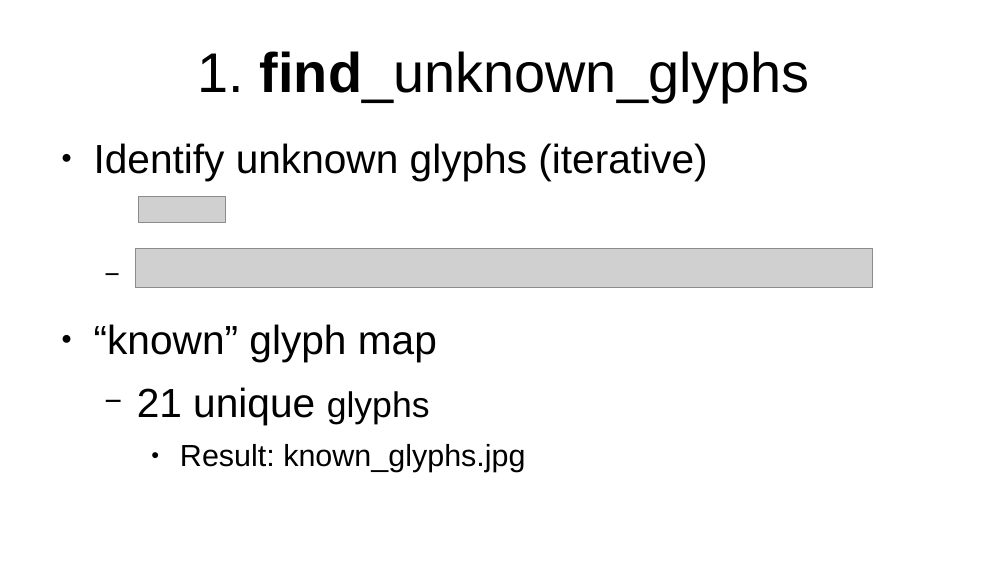
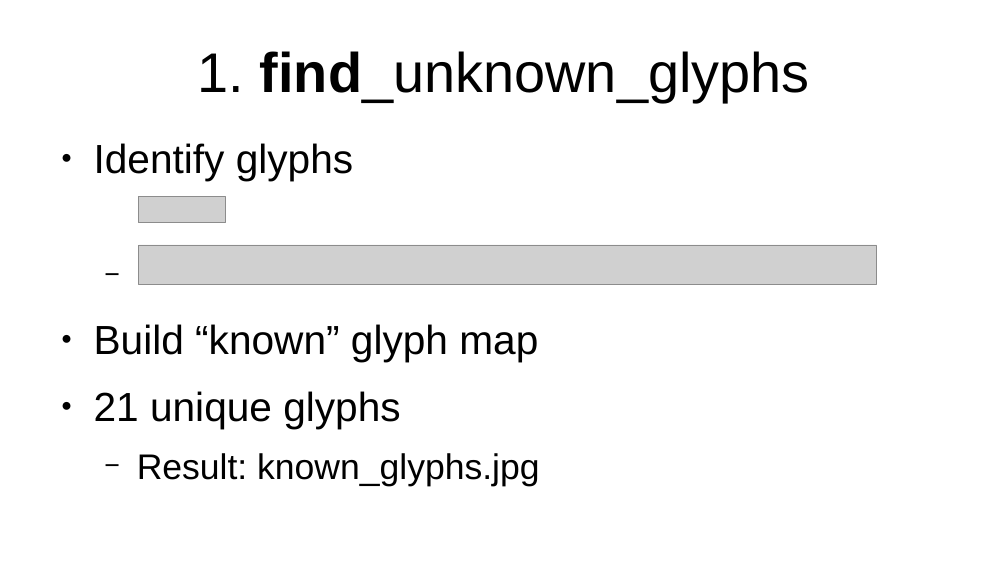
Before and after one commit to wulfgarpro/ancientrunes, a slide deck: slide 5 of lightning_talk/lightning_talk.odp. Drawn at 1008x567 pixels with LibreOffice and Linux fonts; fonts in the diff are those of the drawing; grey boxes stand for pictures. Boxes give left, top, right and bottom in pixels: in the first picture for what was removed or moved away, otherwise in the second. Text is boxed around its words. In the diff, an @@ line names an element or a change of style, - is before the commit and + after.

```diff
--- a/lightning_talk/lightning_talk.odp
+++ b/lightning_talk/lightning_talk.odp
@@ text at box(94, 143, 538, 361): text changed @@
-● Identify unknown glyphs (iterative)
-● “known” glyph map
+● Identify glyphs
+● Build “known” glyph map
@@ picture: place and size @@
-picture at box(135, 249, 874, 288)
+picture at box(139, 245, 877, 284)
@@ text at box(94, 391, 539, 486): size 28 to 32 pt in "glyphs"; size 24 to 28 pt in "Result: known_glyphs.jpg"; bullet − to ●; list level 2 to 1 in "21 unique glyphs"; bullet ● to −; list level 3 to 2 in "Result: known_glyphs.jpg" @@
```
Also in this commit, not shown: 3 other slides changed.
